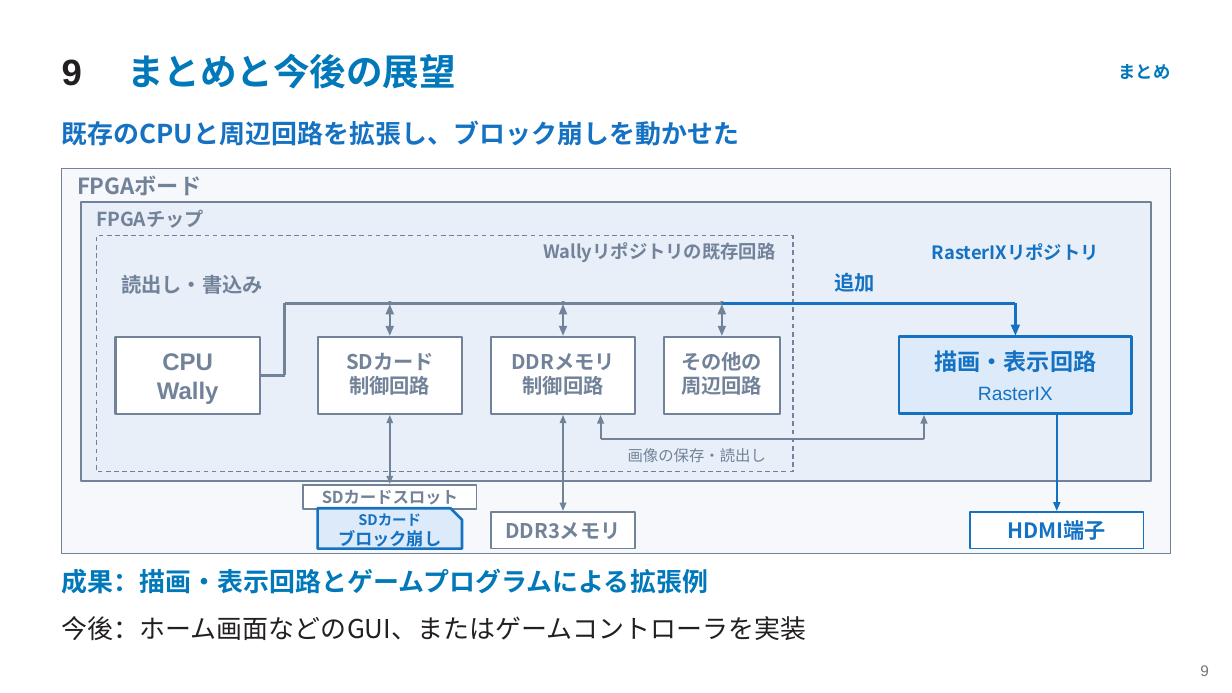
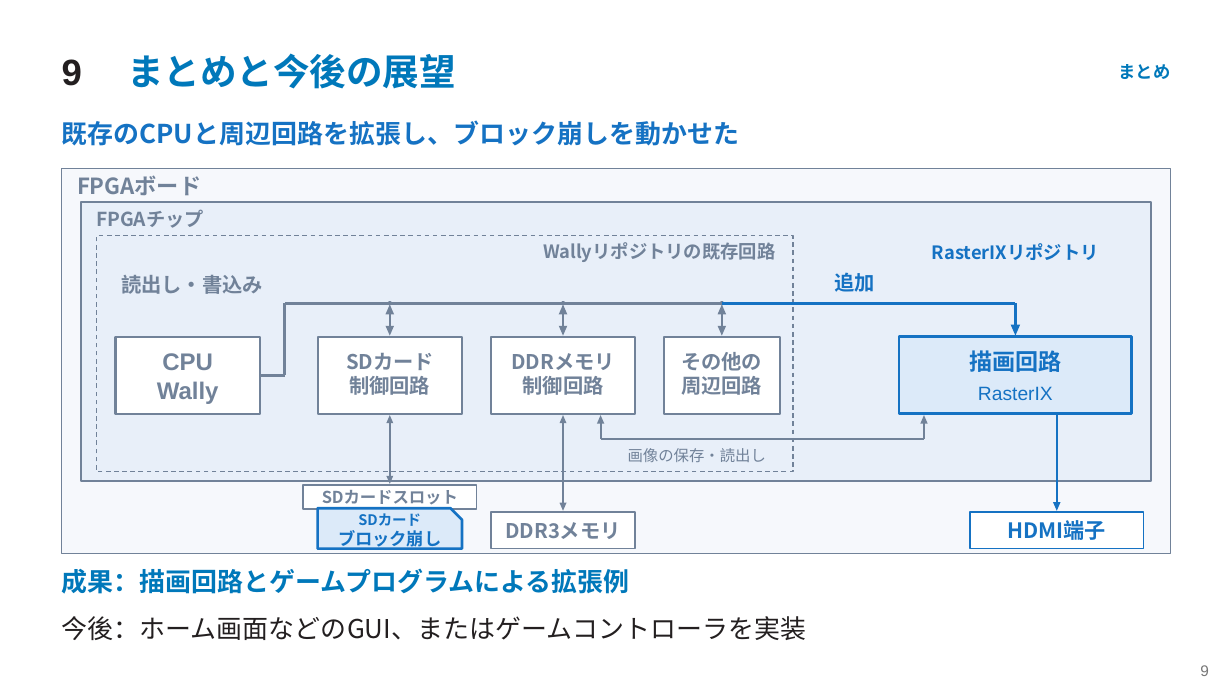
Before and after one commit to SoshiroFujimori/wally-game-console-research, a slide deck: slide 9 of docs/presentation/中間発表_主要事項.pptx. Drawn at 1232x693 pixels with LibreOffice and Linux fonts; fonts in the diff are those of the drawing. Boxes give left, top, right and bottom in pixels: in the first picture for what was removed or moved away, otherwise in the second. Text is boxed around its words. In the diff, an @@ line names an element or a change of style, - is before the commit and + after.

```diff
--- a/docs/presentation/中間発表_主要事項.pptx
+++ b/docs/presentation/中間発表_主要事項.pptx
@@ text at [969, 346, 1061, 375]: text changed @@
-描画・表示回路
+描画回路
@@ text at [62, 569, 630, 594]: text changed @@
-成果：描画・表示回路とゲームプログラムによる拡張例
+成果：描画回路とゲームプログラムによる拡張例
```
Also in this commit, not shown: 9 other slides changed, 17 other files.
